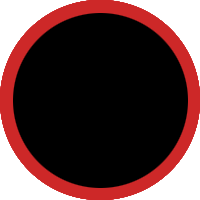
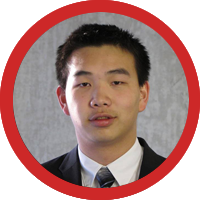
Layered file, before and after one edit (w=200, h=200). Changes by layer:
hid "Layer 8", moved it above "Layer 13" over [0, 0, 200, 200]
added layer "Layer 13" above "Layer 11" over [0, 0, 200, 200]
added layer "Layer 11" above "Layer 9" over [0, 0, 200, 200]
painted on "Layer 9" over [1, 0, 200, 200]
hid "Layer 7" over [0, 0, 200, 200]
hid "Layer 6" over [0, 0, 200, 200]
hid "Layer 5" over [0, 0, 200, 200]
hid "Layer 4" over [0, 0, 200, 200]
hid "Layer 3" over [0, 0, 200, 200]
hid "Layer 1" over [0, 0, 200, 200]
